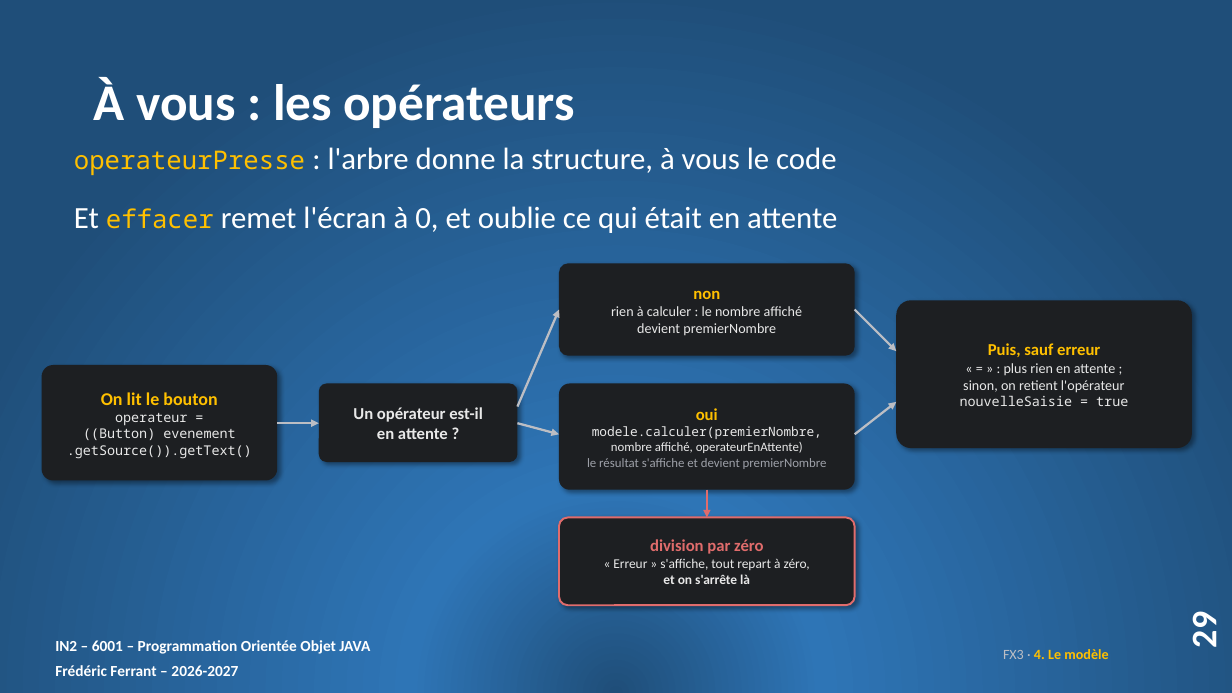
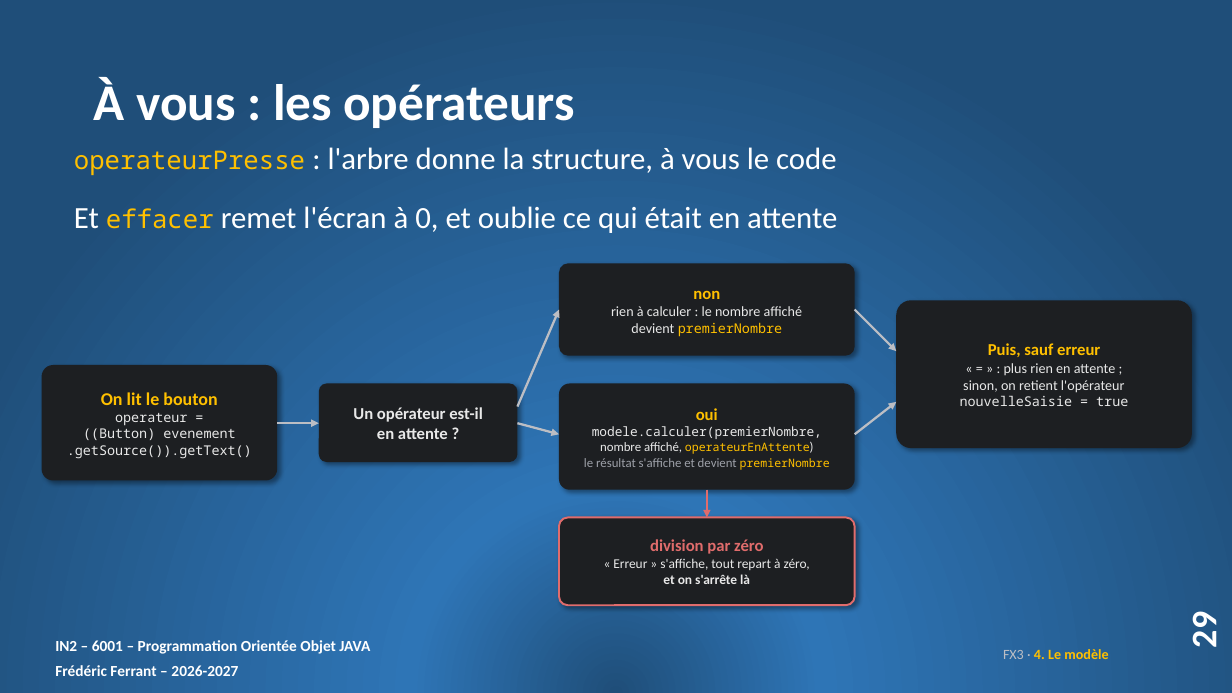
Before and after one commit to ferrantbe/ExercicesJavaClaude, a slide deck: slide 29 of _slides/remanies/14. FX3_slides.pptx. Drawn at 1232x693 pixels with LibreOffice and Linux fonts; fonts in the diff are those of the drawing. Boxes give left, top, right and bottom in pixels: in the first picture for what was removed or moved away, otherwise in the second. Text is boxed around its words. In the diff, an @@ line names an element or a change of style, - is before the commit and + after.

```diff
--- a/_slides/remanies/14. FX3_slides.pptx
+++ b/_slides/remanies/14. FX3_slides.pptx
@@ text in rounded rectangle at (631,322,782,337): size 11 to 10.5 pt, font Calibri to Noto Sans Mono, text colour #E8E8E8 to #FFC000 in "premierNombre" @@
@@ text in rounded rectangle at (584,442,830,470): size 10 to 9 pt, font Calibri to Noto Sans Mono in "operateurEnAttente)", "premierNombre"; text colour #E8E8E8 to #FFC000 in "operateurEnAttente)"; text colour #9DA0A8 to #FFC000 in "premierNombre" @@
```
Also in this commit, not shown: 1 other slide changed, 5 other files.
